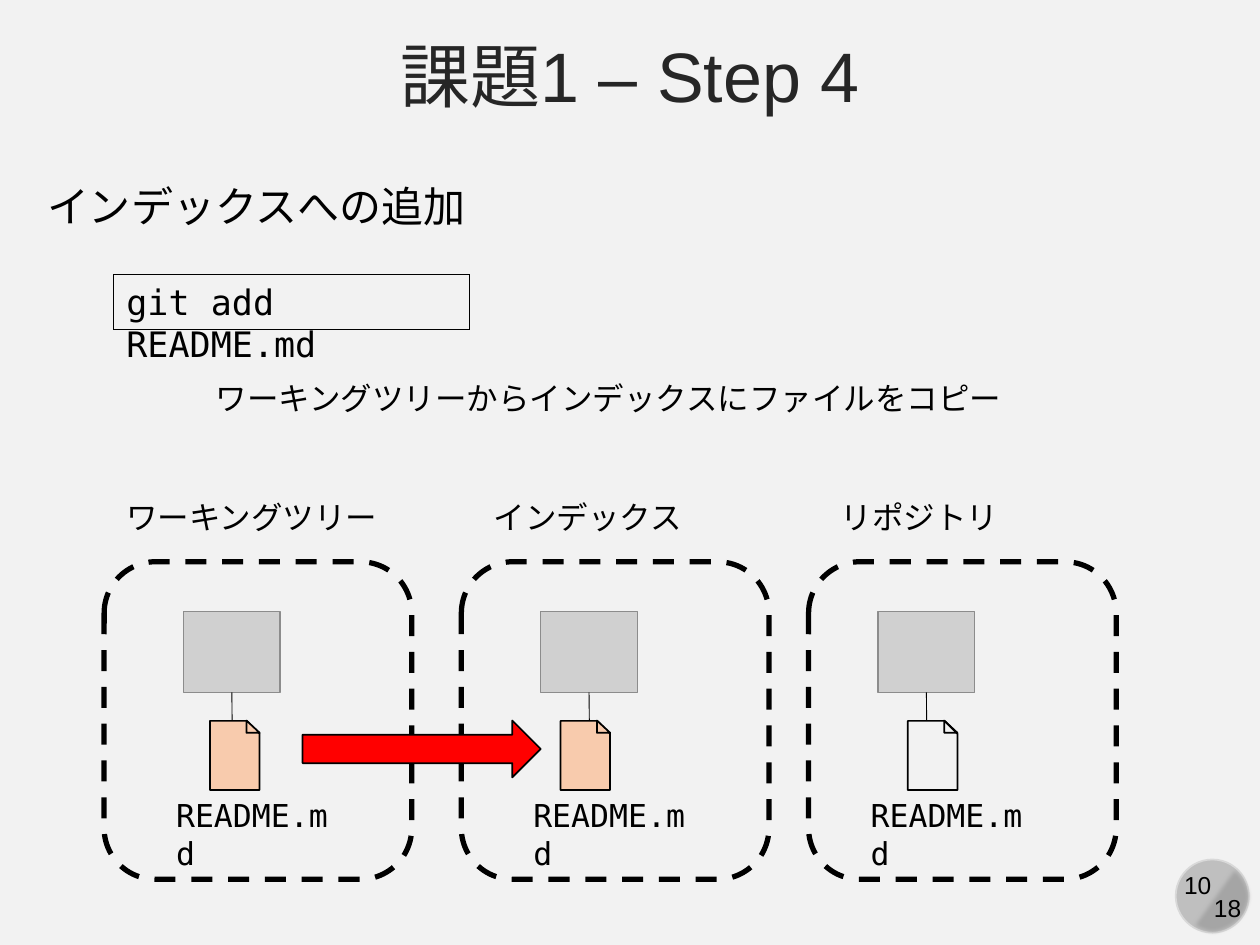
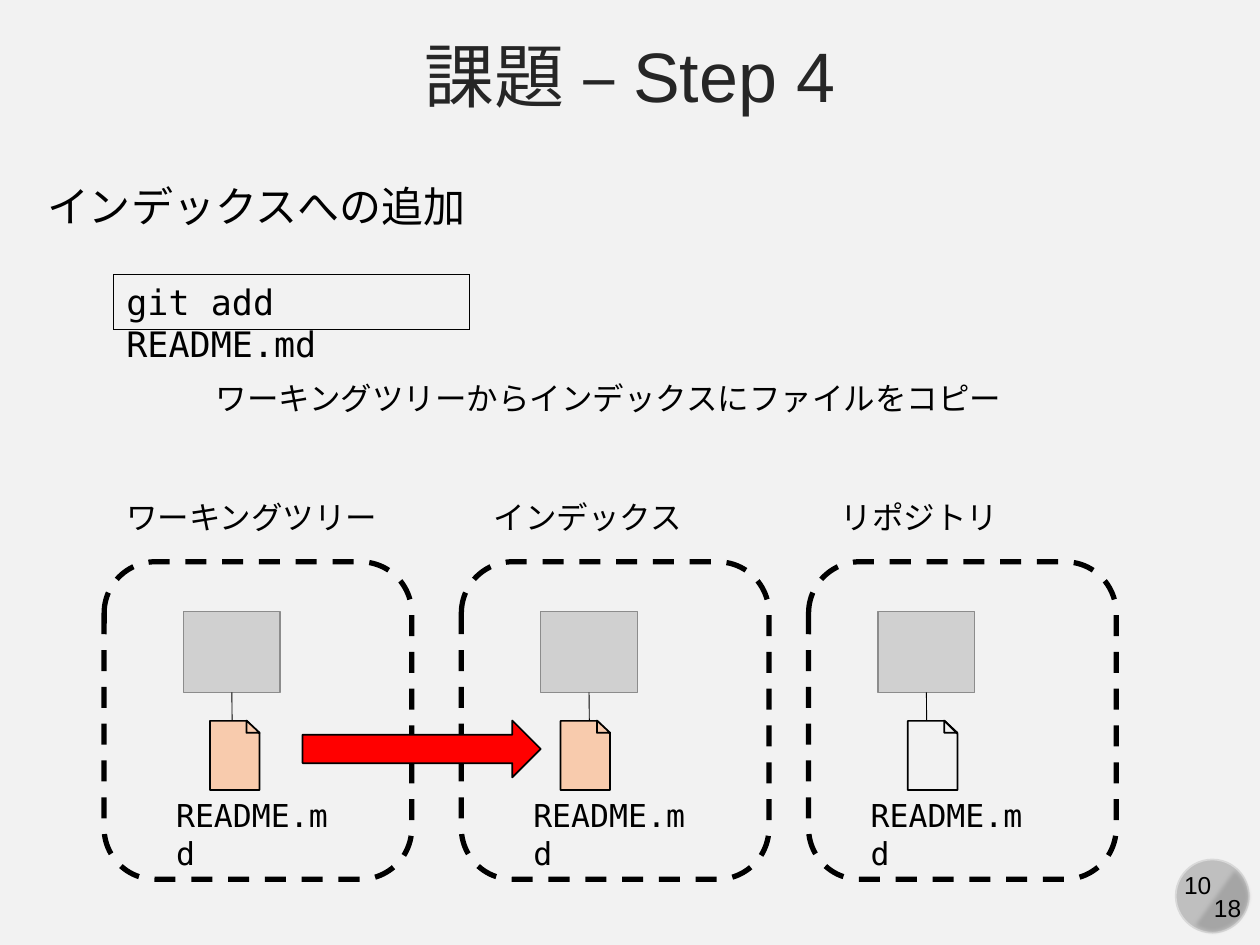
Before and after one commit to kaityo256/github, a slide deck: slide 10 of practice_basic/fig/slide.pptx. Drawn at 1260x945 pixels with LibreOffice and Linux fonts; fonts in the diff are those of the drawing; grey boxes stand for pictures. Boxes give left, top, right and bottom in pixels: in the first picture for what was removed or moved away, otherwise in the second. Text is boxed around its words. In the diff, an @@ line names an element or a change of style, - is before the commit and + after.

```diff
--- a/practice_basic/fig/slide.pptx
+++ b/practice_basic/fig/slide.pptx
@@ text at bbox=[425, 45, 835, 115]: text changed @@
-課題1 – Step 4
+課題 – Step 4
```
Also in this commit, not shown: 7 other slides changed, 1 slide removed, 1 other file.
